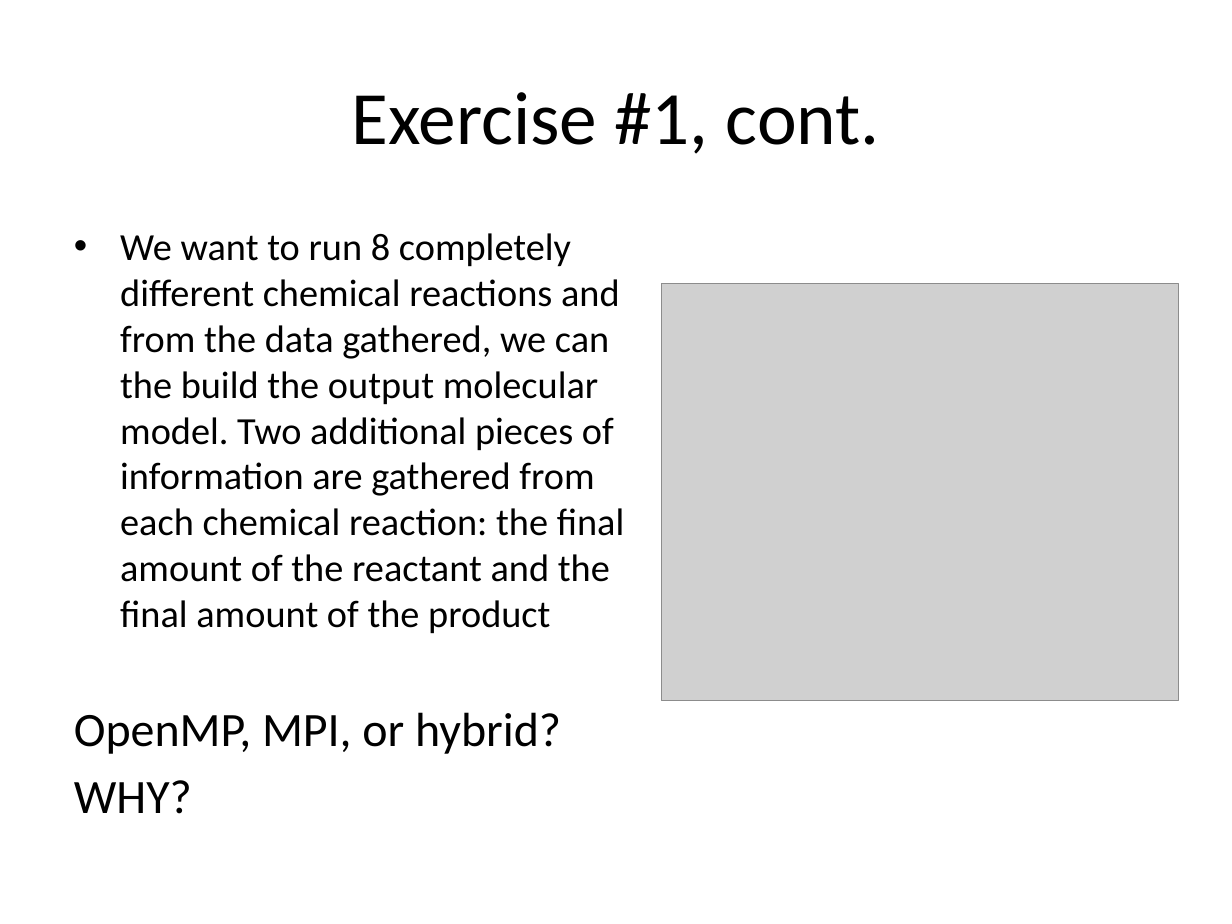
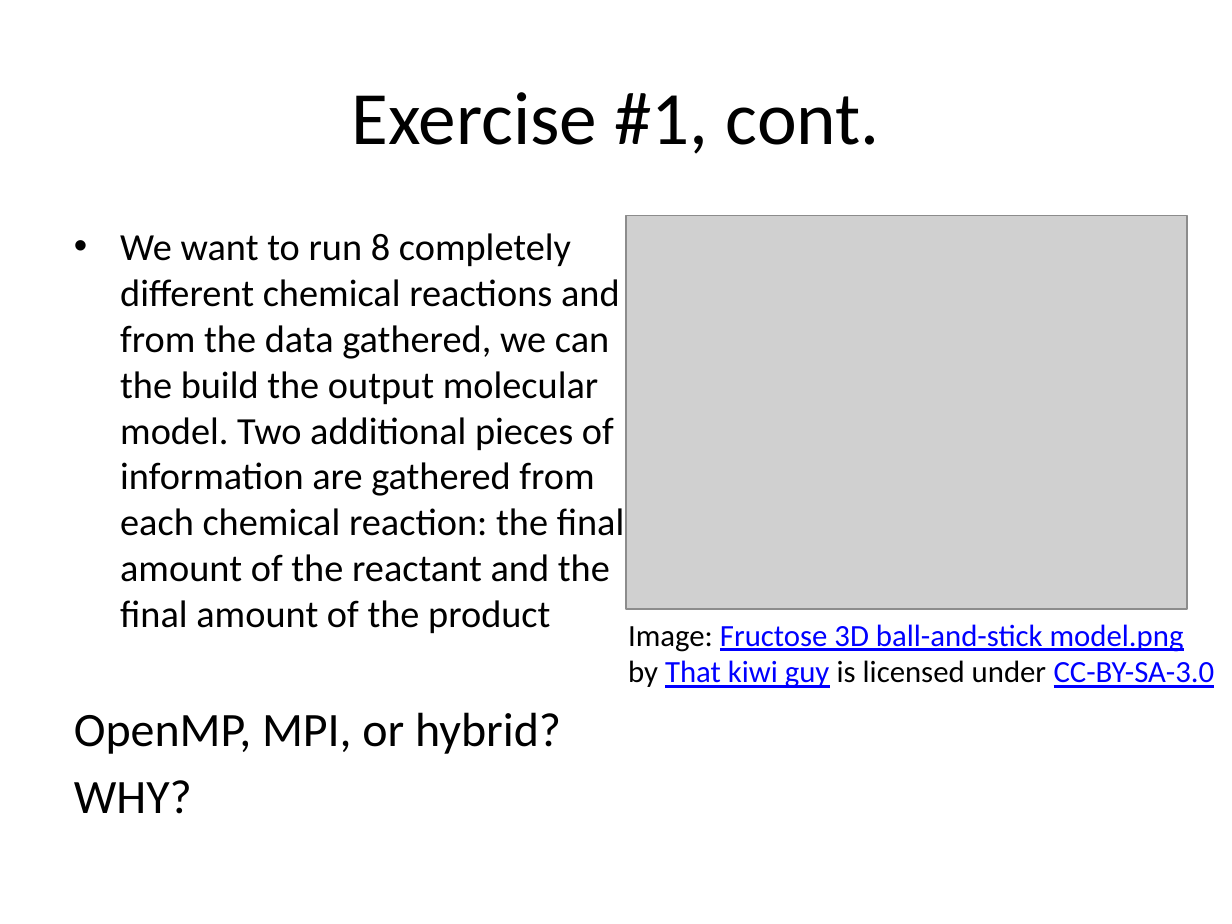
Before and after one commit to shodor-education/petascale-semester-curriculum, a slide deck: slide 15 of units/6/lessons/2/resources/petascale-lesson-6.2-slides.pptx. Drawn at 1232x924 pixels with LibreOffice and Linux fonts; fonts in the diff are those of the drawing; grey boxes stand for pictures. Boxes give left, top, right and bottom in pixels: in the first picture for what was removed or moved away, otherwise in the second. Text is boxed around its words. In the diff, an @@ line names an element or a change of style, - is before the commit and + after.

```diff
--- a/units/6/lessons/2/resources/petascale-lesson-6.2-slides.pptx
+++ b/units/6/lessons/2/resources/petascale-lesson-6.2-slides.pptx
@@ picture: place and size @@
-picture at bbox=[662, 283, 1178, 701]
+picture at bbox=[626, 216, 1186, 609]
@@ text added at bbox=[628, 624, 1215, 688], 18 pt, text #0000FF, underline @@
+Image: Fructose 3D ball-and-stick model.png by That kiwi guy is licensed under CC-BY-SA-3.0
```
Also in this commit, not shown: 6 other slides changed.
